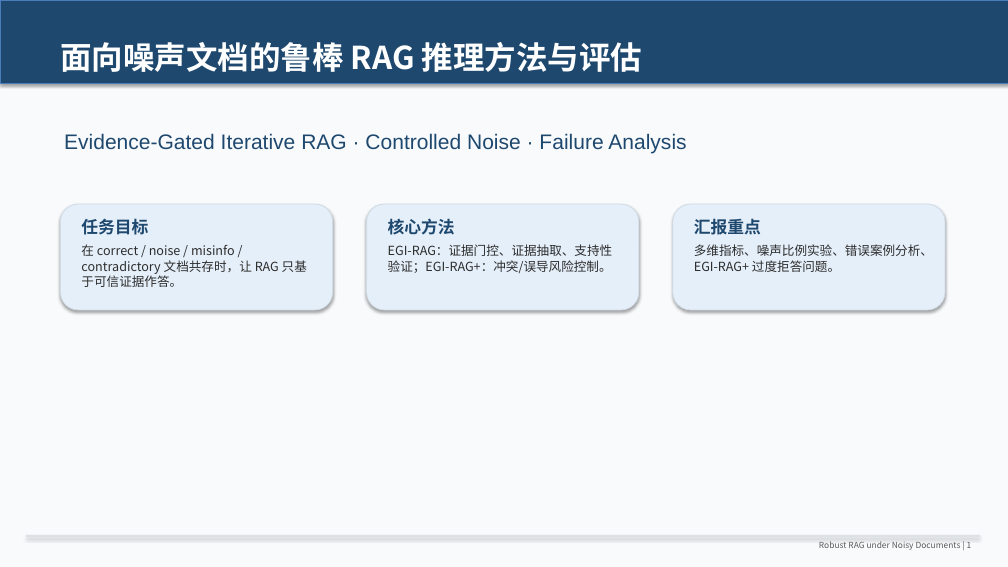
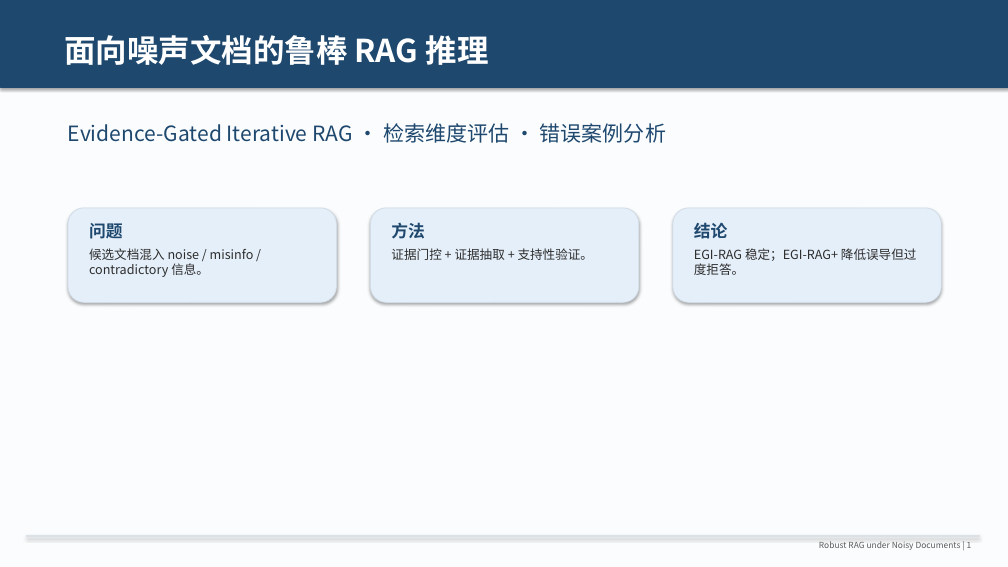
Before and after one commit to Willyuliam/nlp4, a slide deck: slide 1 of reports/rag_noise_robustness_presentation.pptx. Drawn at 1008x567 pixels with LibreOffice and Linux fonts; fonts in the diff are those of the drawing. Boxes give left, top, right and bottom in pixels: in the first picture for what was removed or moved away, otherwise in the second. Text is boxed around its words. In the diff, an @@ line names an element or a change of style, - is before the commit and + after.

```diff
--- a/reports/rag_noise_robustness_presentation.pptx
+++ b/reports/rag_noise_robustness_presentation.pptx
@@ background #F8FAFC to #FAFCFE @@
@@ rectangle: place and size @@
-rectangle at bbox=[0, 0, 1008, 83]
+rectangle at bbox=[0, 0, 1008, 87]
@@ rectangle at bbox=[0, 0, 1008, 87]: outline #4B7EBC 0.75 pt to #1E486E 0.75 pt @@
@@ text at bbox=[64, 35, 489, 65]: text changed @@
-面向噪声文档的鲁棒 RAG 推理方法与评估
+面向噪声文档的鲁棒 RAG 推理
@@ text at bbox=[68, 123, 666, 143]: text changed; font Arial to Noto Sans CJK SC @@
-Evidence-Gated Iterative RAG · Controlled Noise · Failure Analysis
+Evidence-Gated Iterative RAG · 检索维度评估 · 错误案例分析
@@ rounded rectangle: place and size @@
-rounded rectangle at bbox=[60, 204, 333, 310]
+rounded rectangle at bbox=[68, 208, 337, 302]
@@ rounded rectangle: place and size @@
-rounded rectangle at bbox=[367, 204, 639, 310]
+rounded rectangle at bbox=[371, 208, 639, 302]
@@ rounded rectangle: place and size @@
-rounded rectangle at bbox=[673, 204, 945, 310]
+rounded rectangle at bbox=[673, 208, 941, 302]
@@ text at bbox=[89, 223, 254, 277]: text changed @@
-任务目标
-在 correct / noise / misinfo / contradictory 文档共存时，让 RAG 只基于可信证据作答。
+问题
+候选文档混入 noise / misinfo / contradictory 信息。
@@ text at bbox=[391, 222, 594, 260]: text changed @@
-核心方法
-EGI-RAG：证据门控、证据抽取、支持性验证；EGI-RAG+：冲突/误导风险控制。
+方法
+证据门控 + 证据抽取 + 支持性验证。
@@ text at bbox=[694, 222, 917, 275]: text changed @@
-汇报重点
-多维指标、噪声比例实验、错误案例分析、EGI-RAG+ 过度拒答问题。
+结论
+EGI-RAG 稳定；EGI-RAG+ 降低误导但过度拒答。
```
Also in this commit, not shown: 8 other slides changed, 3 slides removed, 1 other file.
